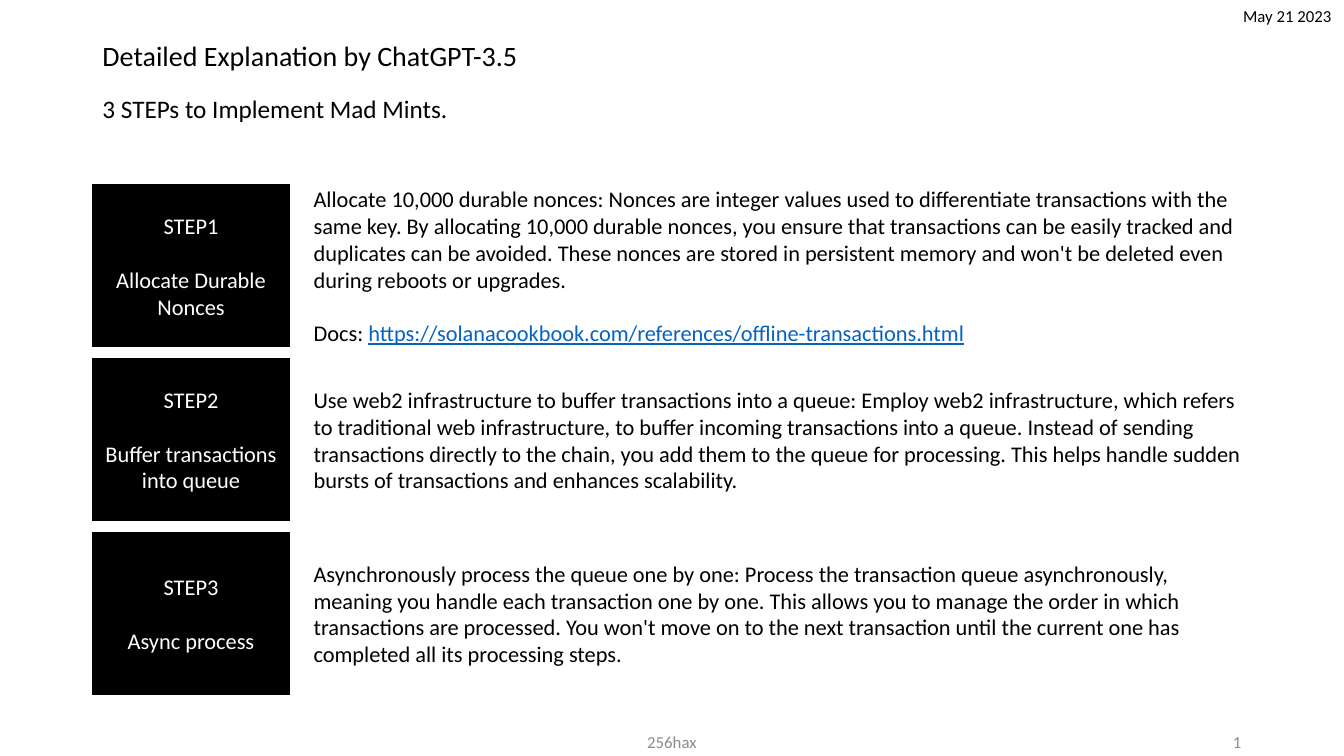
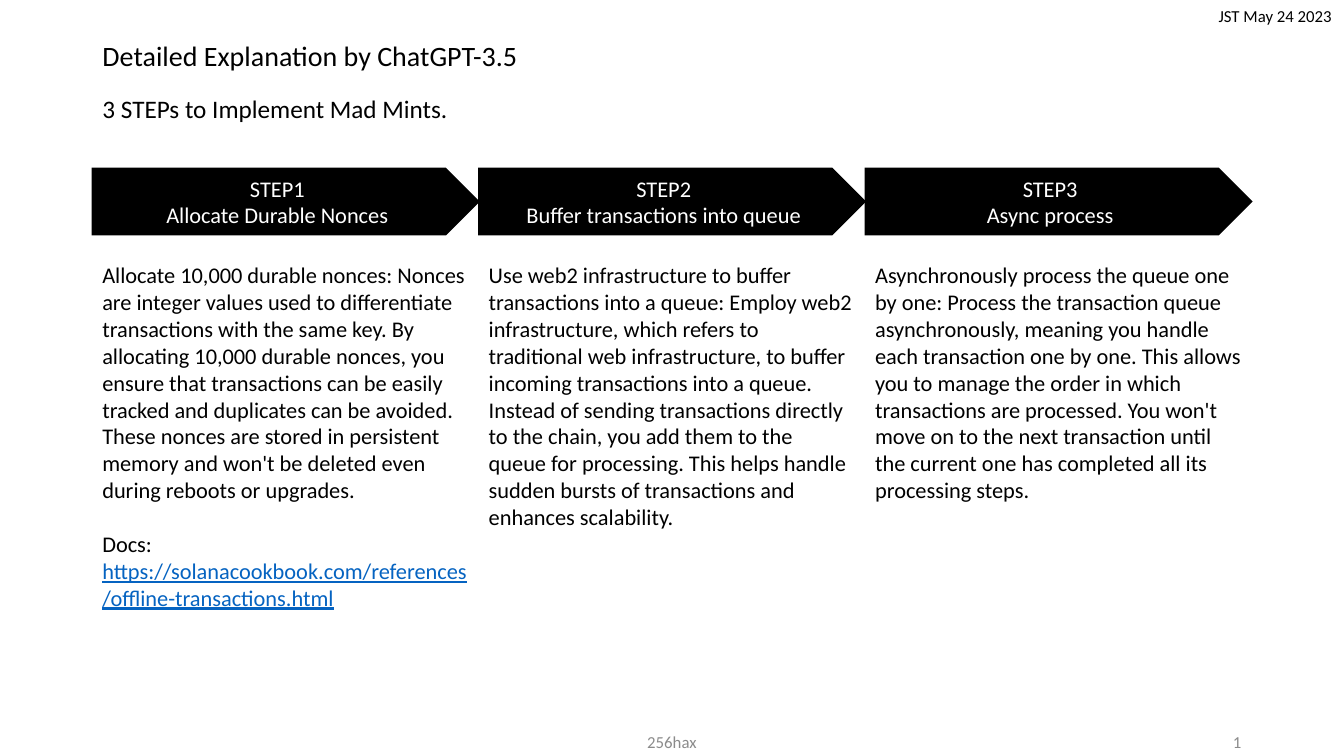
Before and after one commit to 256hax/mad-mints, a slide deck: slide 2 of docs/Mad-Mints.pptx. Drawn at 1344x756 pixels with LibreOffice and Linux fonts; fonts in the diff are those of the drawing; background and template pictures are left out. Boxes give left, top, right and bottom in pixels: in the first picture for what was removed or moved away, otherwise in the second. Text is boxed around its words. In the diff, an @@ line names an element or a change of style, - is before the commit and + after.

Commit message:
docs: add Process Overview slide

```diff
--- a/docs/Mad-Mints.pptx
+++ b/docs/Mad-Mints.pptx
@@ text at [1219, 11, 1332, 25]: text changed @@
-May 21 2023
+JST May 24 2023
@@ pentagon arrow "STEP1": place and size @@
-pentagon arrow "STEP1" at [93, 186, 290, 347]
+pentagon arrow "STEP1" at [93, 168, 479, 235]
@@ pentagon arrow "STEP2": place and size @@
-pentagon arrow "STEP2" at [93, 359, 290, 520]
+pentagon arrow "STEP2" at [479, 168, 865, 235]
@@ rectangle to pentagon arrow in 3 elements at [93, 168, 479, 235], [479, 168, 865, 235], [865, 168, 1251, 235] @@
@@ pentagon arrow "STEP3": place and size @@
-pentagon arrow "STEP3" at [93, 533, 290, 695]
+pentagon arrow "STEP3" at [865, 168, 1251, 235]
@@ vertical alignment middle to top in 3 elements at [489, 267, 852, 529], [875, 267, 1240, 502], [102, 267, 466, 610] @@
@@ text "Allocate 10,000 durable nonces: Nonces ...": place and size @@
-text "Allocate 10,000 durable nonces: Nonces ..." at [314, 191, 1233, 345]
+text "Allocate 10,000 durable nonces: Nonces ..." at [102, 267, 466, 610]
@@ text "Use web2 infrastructure to buffer ...": place and size @@
-text "Use web2 infrastructure to buffer ..." at [314, 392, 1240, 492]
+text "Use web2 infrastructure to buffer ..." at [489, 267, 852, 529]
@@ text "Asynchronously process the queue one ...": place and size @@
-text "Asynchronously process the queue one ..." at [314, 566, 1179, 666]
+text "Asynchronously process the queue one ..." at [875, 267, 1240, 502]
```
Also in this commit, not shown: 7 other slides changed, 1 slide added.
